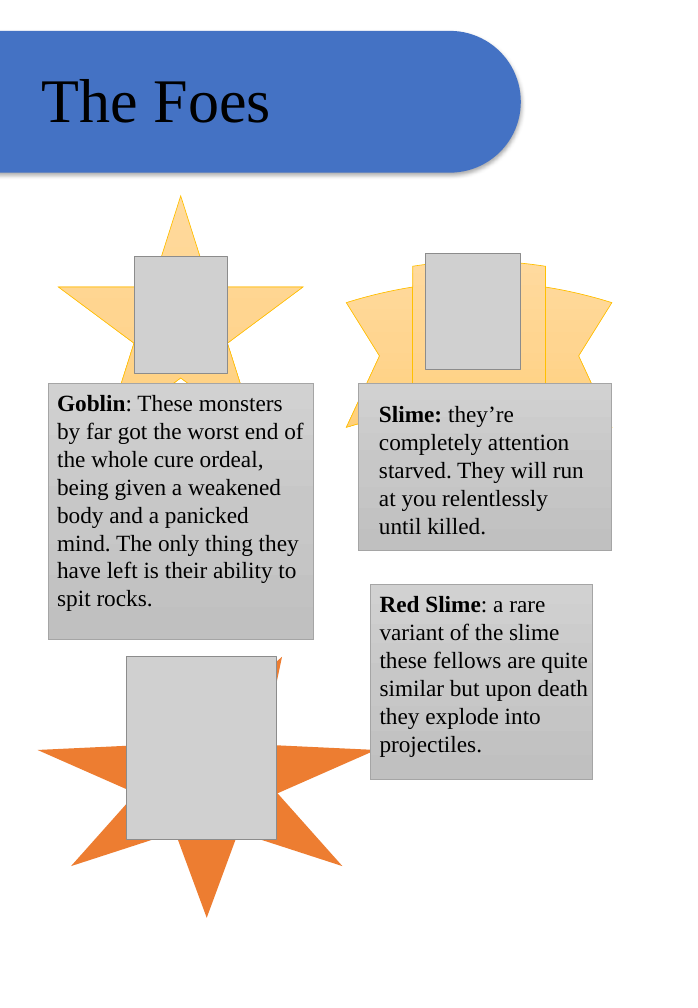
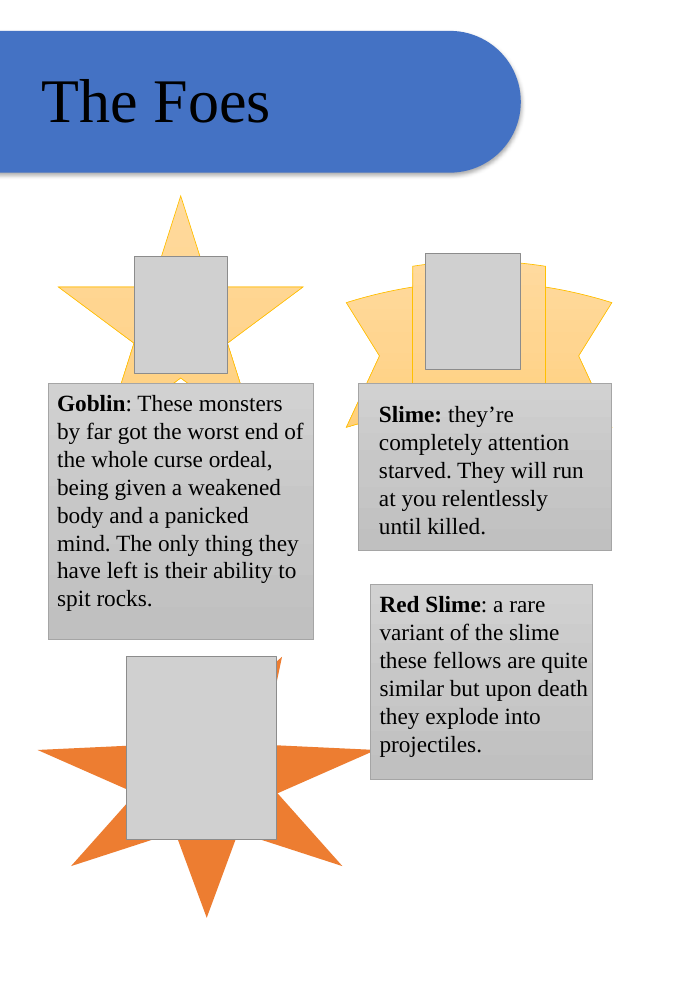
Before and after one commit to ponyfan88/Craigs-Adventure, a slide deck: slide 5 of Manual assets/maNUAL.pptx. Drawn at 698x1008 pixels with LibreOffice and Linux fonts; fonts in the diff are those of the drawing; grey boxes stand for pictures. Boxes give left, top, right and bottom in pixels: in the first picture for what was removed or moved away, otherwise in the second. Text is boxed around its words. In the diff, an @@ line names an element or a change of style, - is before the commit and + after.

```diff
--- a/Manual assets/maNUAL.pptx
+++ b/Manual assets/maNUAL.pptx
@@ text at [57,395,303,611]: text changed @@
-Goblin: These monsters by far got the worst end of the whole cure ordeal, being given a weakened body and a panicked mind. The only thing they have left is their ability to spit rocks.
+Goblin: These monsters by far got the worst end of the whole curse ordeal, being given a weakened body and a panicked mind. The only thing they have left is their ability to spit rocks.
```
Also in this commit, not shown: 2 other slides changed.
